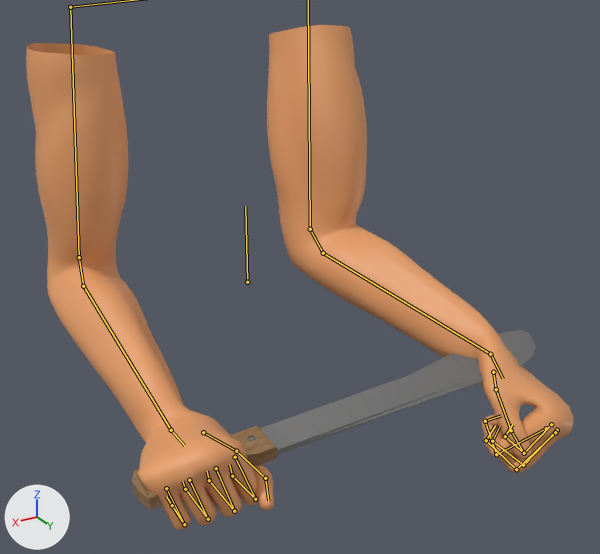
Renders of the Blender file Models/Viewmodel.blend from each side of a commit.
Before and after are seen from a 50 mm lens placed at (0.518, 0.891, 0.245), pointed at (-0.024, -0.012, -0.206). The lights are fixed; the arrows at lower left show +X, +Y and +Z. Both versions are drawn at frame 5 of the action 'MacheteEquip'; the numbers are the values there. The bones that bend it are drawn over the model as lines.

The first picture shows 'Machete', 'Mid Poly Arm'.
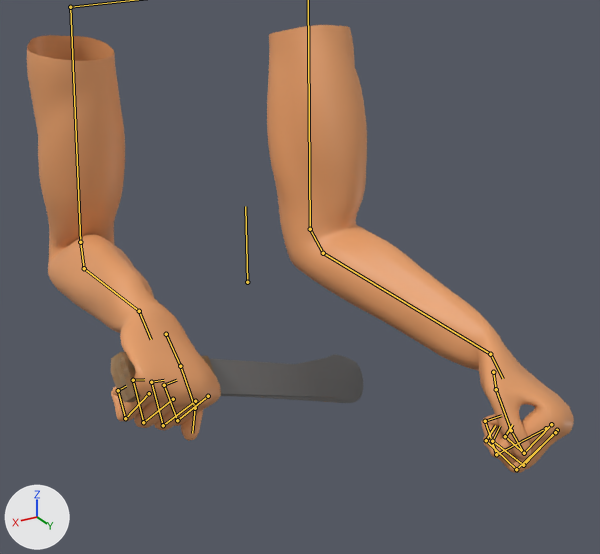
Location of each change, (x1, y1, x2, y2) in pixels of the pictures (600 x 554 px):
'Mid Poly Arm', posed (11% shorter): before (26, 25, 574, 530); after (27, 25, 574, 473)
'Machete', posed (38% narrower, 71% shorter): before (132, 330, 536, 510); after (111, 352, 363, 403)

What the commit changed:
Bone 'Hand IK.R' (bone_hand_ik_r) moves from (0.043, -0.196, 0.117) to (-0.007, -0.242, -0.02).
Bone 'Hand IK.R' (bone_hand_ik_r) turns from (-3, -73, 2) to (-73, -131, 52) degrees about its own x, y and z.
